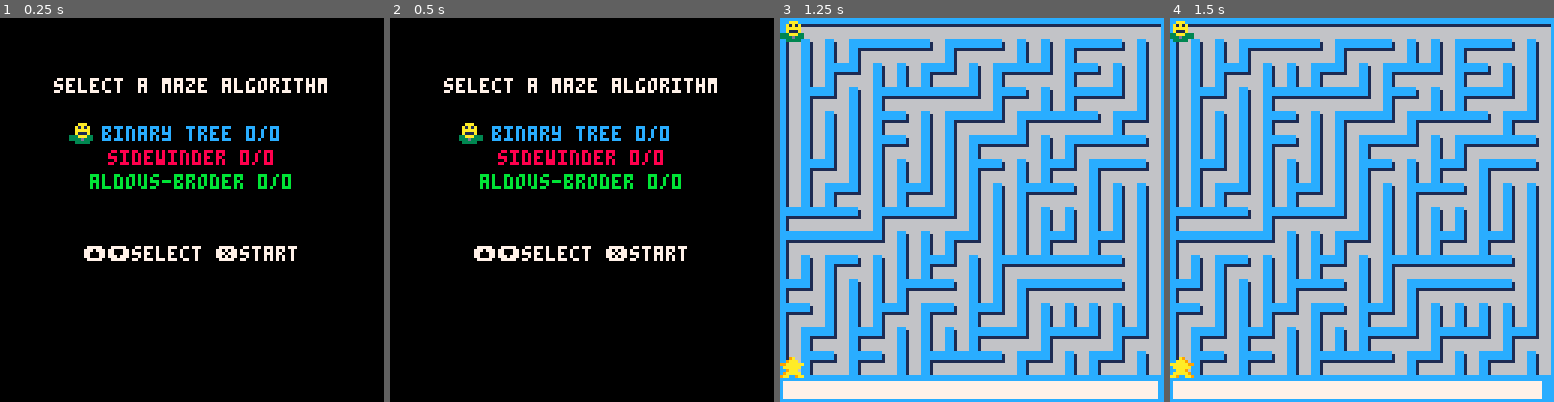
Above: before the commit, frames 1-4 (left to right).
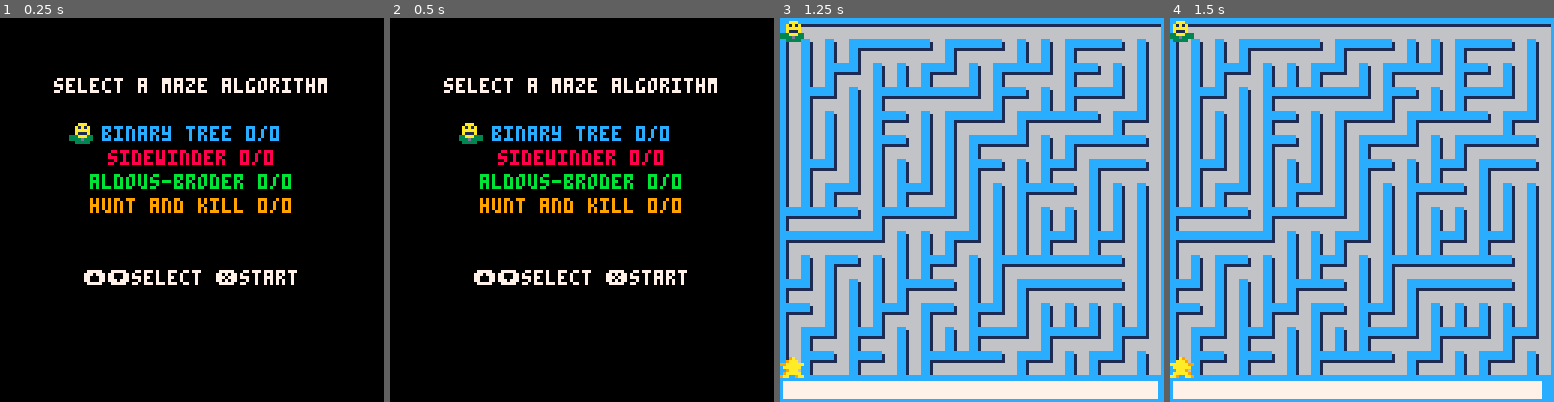
Above: after the commit, the same moments.

Repository: djiaak/pico8-maze
Game: PICO-8 cartridge maze.p8
The game is run twice, just before and just after one commit, with the same random seed, the same clock (stepped at 60 frames per second) and the same inputs.
Inputs:
- Up to frame 1 (0.25 s): no input
- Up to frame 2 (0.5 s): tap O (Z key) at 0.33 s
- Up to frame 3 (1.25 s): tap O (Z key) at 0.7 s; tap X (X key) at 1.07 s
- Up to frame 4 (1.5 s): tap O (Z key) at 1.43 s

The runs differ from the first frame. In frame 1, 2.9% of the frame differs, in the area x 21-78%, y 46-70%; in frame 2, 2.9%; in frame 3, nothing differs; in frame 4, nothing differs.

Commit message:
Add hunt and kill, sfx!

Diff:
--- a/maze.p8
+++ b/maze.p8
@@ -135,7 +135,7 @@
 	end
 	return dist
 end
--->8
+
 grid = {}
 grid.__index = grid
 function grid:create(rows, cols)
@@ -365,6 +365,52 @@
 	end
 end
 -->8
+hunt_and_kill = {}
+hunt_and_kill.__index=hunt_and_kill
+function hunt_and_kill:create()
+	local o = {}
+	setmetatable(o, hunt_and_kill)
+	return o
+end
+
+function hunt_and_kill:filter(cells, has_links)
+	local filtered_cells={}
+	for _,cell in pairs(cells) do
+		if not has_links and count(cell:get_link_keys())==0 then add(filtered_cells, cell) end
+		if has_links and count(cell:get_link_keys())>0 then add(filtered_cells, cell) end
+	end
+	return filtered_cells
+end
+
+function hunt_and_kill:on(grid)
+	local current=grid:random_cell()
+	while current!=nil do
+		local unvisited_neighbors=
+			self:filter(current:neighbors(),false)
+
+		if count(unvisited_neighbors)>0 then
+			local neighbor=sample(unvisited_neighbors)
+			current:link(neighbor,true)
+			current=neighbor
+		else
+			current=nil
+			local cell_iter=grid:each_cell()
+			while true do
+				local cell=cell_iter()
+				if cell==nil then break end
+				local visited_neighbors=
+					self:filter(cell:neighbors(),true)
+				if count(cell:get_link_keys())==0 and count(visited_neighbors)>0 then
+					current=cell
+					neighbor=sample(visited_neighbors)
+					current:link(neighbor,true)
+					break
+				end
+			end
+		end
+	end
+end
+-->8
 distances = {}
 distances.__index = distances
 function distances:create(root)
@@ -417,7 +463,8 @@
 local maze_types = {
 	{ type=binary_tree, name="binary tree", color=12 },
 	{ type=sidewinder, name="sidewinder", color=8 },
-	{ type=aldous_broder, name="aldous-broder", color=11 }
+	{ type=aldous_broder, name="aldous-broder", color=11 },
+	{ type=hunt_and_kill, name="hunt and kill", color=9 }
 }
 
 --menu stuff
@@ -520,6 +567,7 @@
 end
 
 function transfer_to_lose()
+	sfx(2)
 	local high_score_idx=get_high_score_data_idx(selected_maze_type_idx)
 	local high_perfect_idx=get_high_perfect_data_idx(selected_maze_type_idx)
 	local high_score=dget(high_score_idx)
@@ -575,6 +623,7 @@
 end
 
 function next_maze()
+  sfx(1)
 	score = score + 1
 	if perfect then score_perfect = score_perfect + 1 end
 	play_time_start = play_time_start + play_time_increment
@@ -595,6 +644,9 @@
 	if perfect and dist:get(c) != dist:get(neighbor) + 1 then
 		perfect=false
 		shake_until_time = time() + 1
+		sfx(0)
+	else
+		sfx(3)
 	end
 	player_c = neighbor:get_col()
 	player_r = neighbor:get_row()
@@ -603,8 +655,8 @@
 end
 
 function draw_goal(dist)
-	local current_cell = g:lookup(end_r, end_c)
-	local current_dist = dist:get(current_cell)
+	local current_cell=g:lookup(end_r, end_c)
+	local current_dist=dist:get(current_cell)
 	while current_dist>0 do
 		for k,neighbor in pairs(current_cell:neighbors()) do
 			if dist:get(neighbor) == current_dist - 1 and current_cell:is_linked(neighbor) then
Not shown, changed: the sound effects (__sfx__) section of maze.p8
